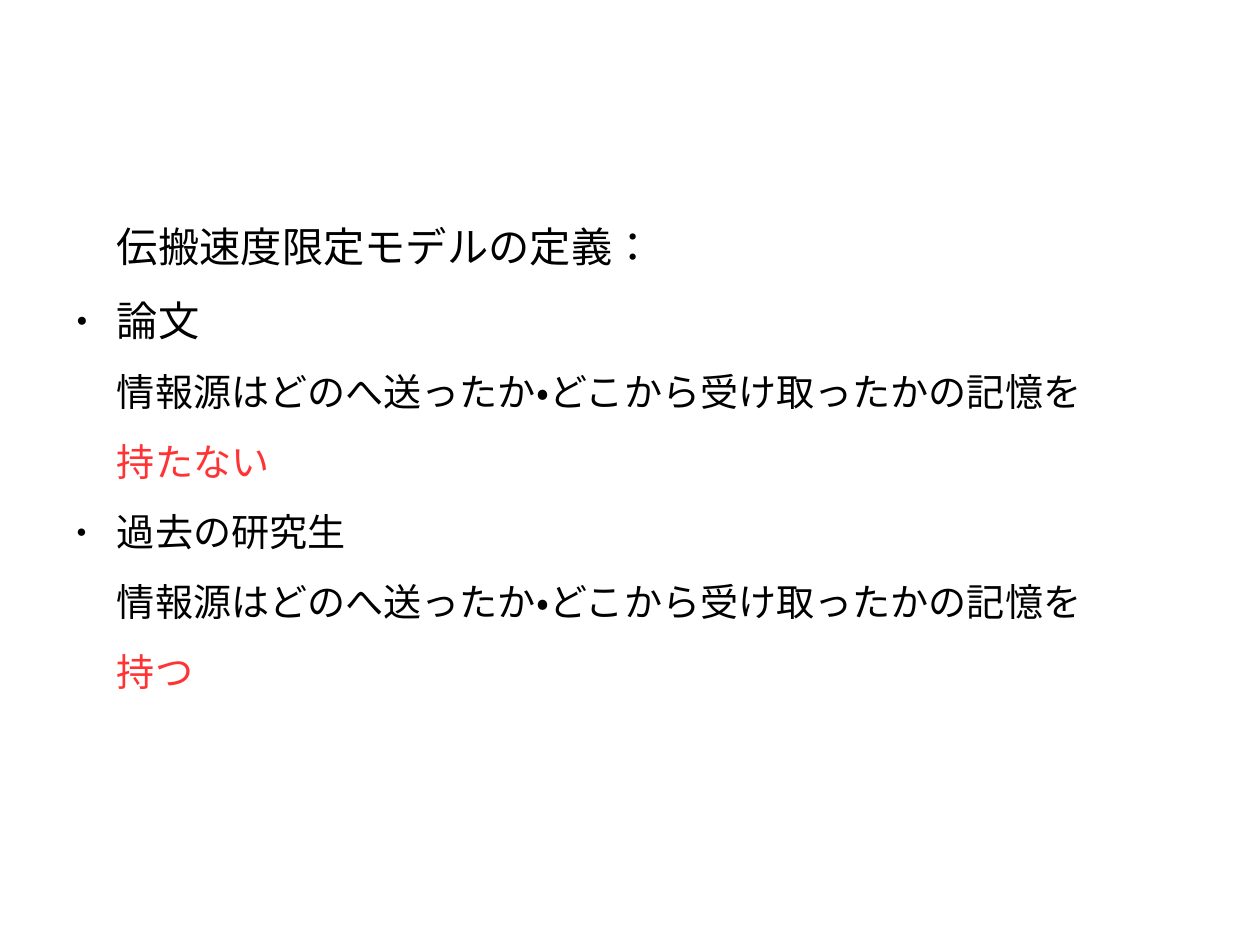
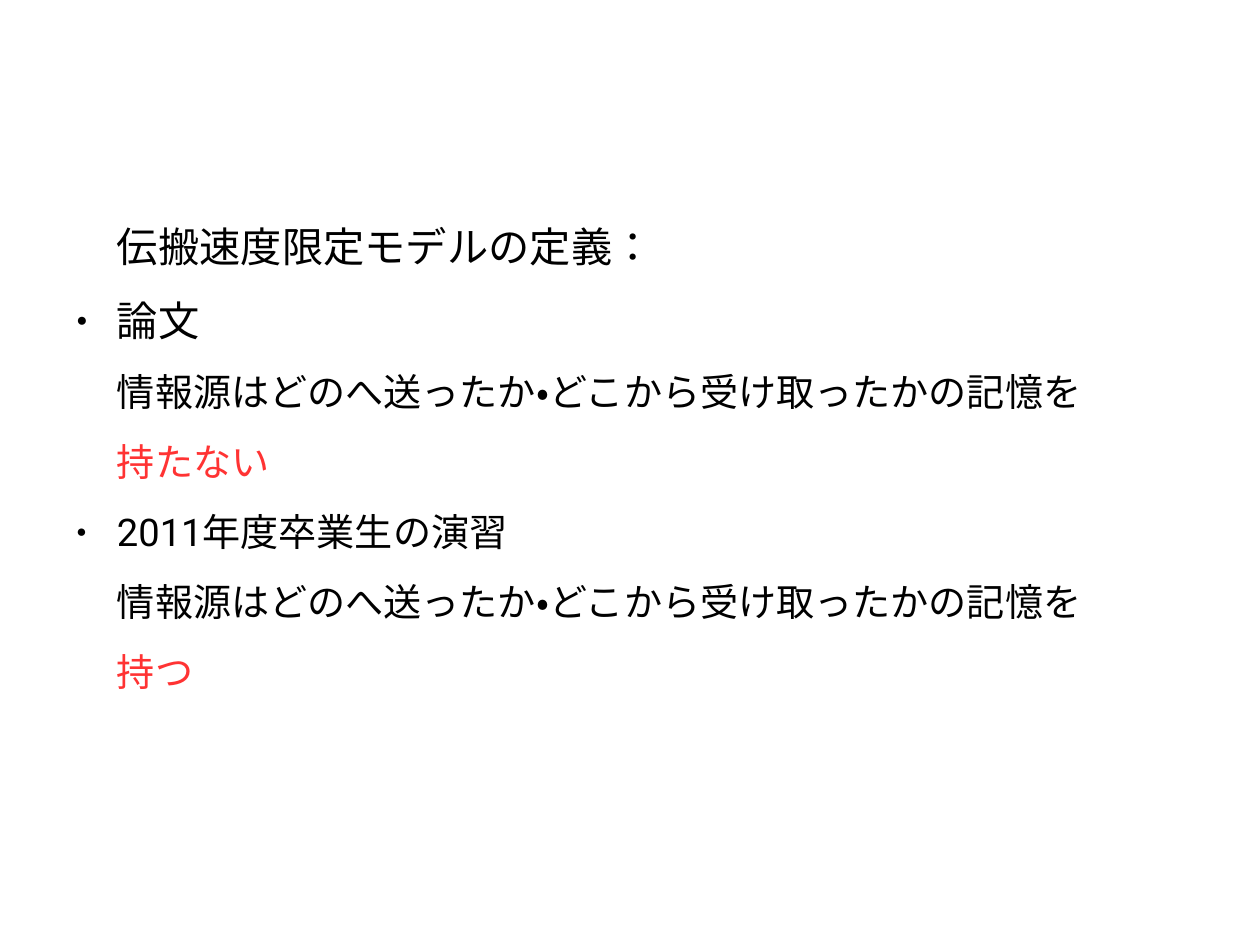
Before and after one commit to awesomest/NetWork_g-2015, a slide deck: slide 29 of 中間発表.odp (slide 23 before the commit). Drawn at 1260x945 pixels with LibreOffice and Linux fonts; fonts in the diff are those of the drawing; background and template pictures are left out. Boxes give left, top, right and bottom in pixels: in the first picture for what was removed or moved away, otherwise in the second. Text is boxed around its words. In the diff, an @@ line names an element or a change of style, - is before the commit and + after.

```diff
--- a/中間発表.odp
+++ b/中間発表.odp
@@ text at <box>117,514,507,550</box>: text changed @@
-● 過去の研究生
+● 2011年度卒業生の演習
```
Also in this commit, not shown: 14 other slides changed, 20 slides added, 1 slide removed.
